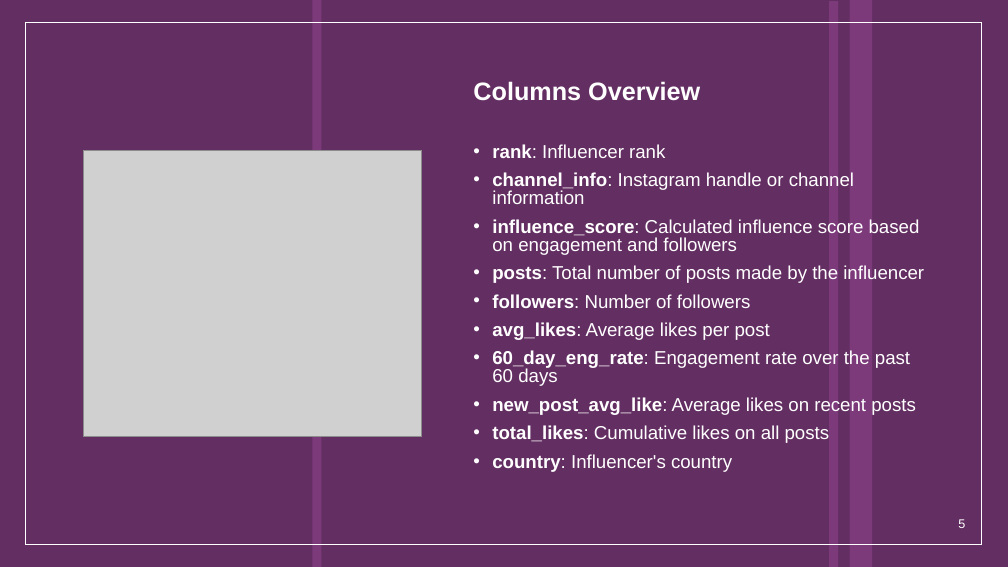
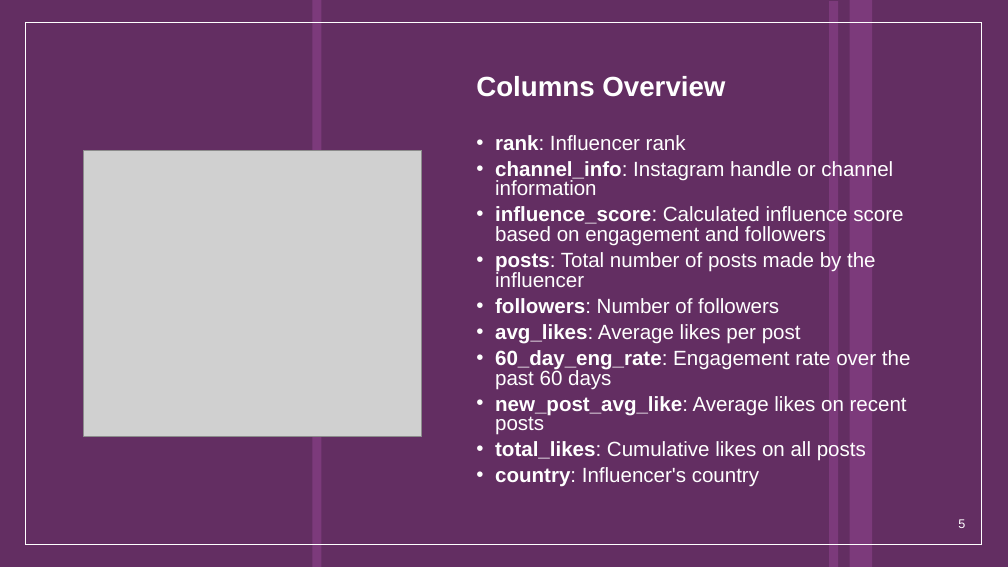
Before and after one commit to ivarunmalhotra/Top-Insta-Influencers-Analysis, a slide deck: slide 5 of TopInstagramAnalysis_ProjectReport.pptx. Drawn at 1008x567 pixels with LibreOffice and Linux fonts; fonts in the diff are those of the drawing; grey boxes stand for pictures. Boxes give left, top, right and bottom in pixels: in the first picture for what was removed or moved away, otherwise in the second. Text is boxed around its words. In the diff, an @@ line names an element or a change of style, - is before the commit and + after.

```diff
--- a/TopInstagramAnalysis_ProjectReport.pptx
+++ b/TopInstagramAnalysis_ProjectReport.pptx
@@ text "Columns Overview" at (476, 76, 911, 487): size 24 to 26.4 pt in "Columns Overview"; size 17.8 to 19.6 pt; less space between paragraphs @@
```
Also in this commit, not shown: 6 other slides changed, 1 other file.
